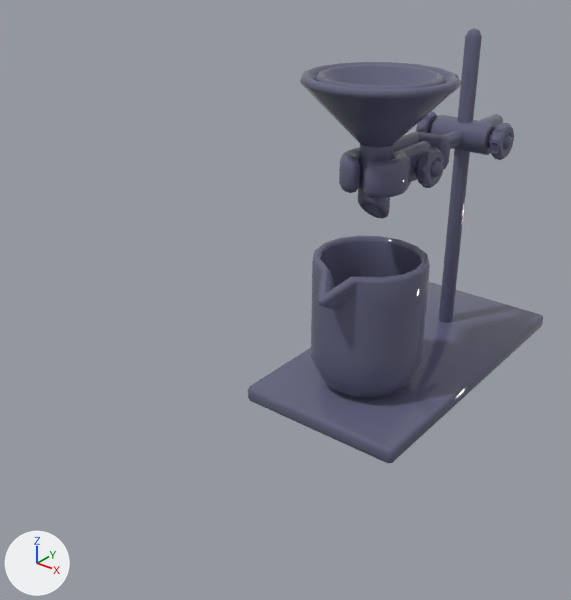
Before and after pictures for a commit that changed the FBX model LastMoon/Assets/_Resources/Model/Station/New Station/Station Material Shader/Construction/Model/Constructing_Filter.fbx.
Both versions are drawn from a 50 mm camera at (2.16, -4.45, 2.58) aimed at (-0.28, -1.41, 0.7). Every picture has the same lights, and +X, +Y and +Z are marked at lower left. Where no turn or scale is listed for an object, it has been applied to the vertices.

Objects in the first picture: 'Stand_Base001'.
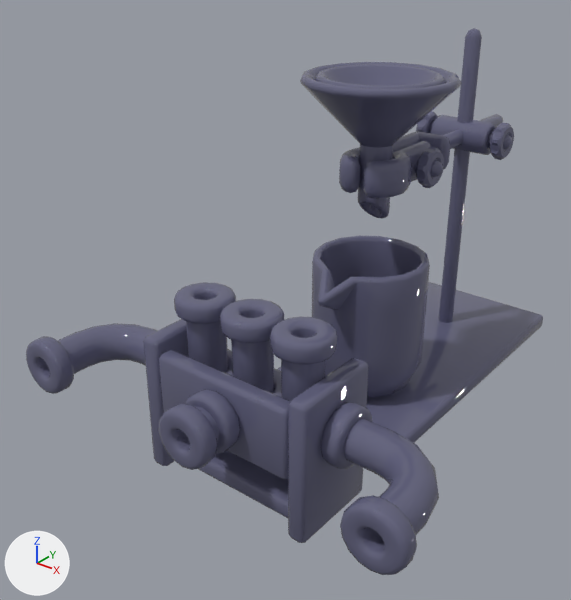
Boxes [x1, y1, x2, y2] around the edits, measured in the pictures (571 x 600 px):
'Stand_Base001', reshaped (75% wider, 26% taller): before [248, 28, 543, 463]; after [26, 28, 543, 575]
part 1 of me_mesh, added (blue): after [26, 282, 439, 575]

The change, as a list of edits to the scene's bpy script:
```text
Change me_mesh:
    used by ob_stand_base001; location = (0.0, 0.0, 0.0)
    remove me_mesh.from_pydata(...)  # 2213 vertices, 2352 faces; spans x -0.5..0.5, y -1.5..0.5, z 0.0..2.0
    add me_mesh.from_pydata(...)  # 6111 vertices, 6416 faces; spans x -1.15..1.15, y -2.5..0.5, z 0.0..2.0
    me_mesh part 1: 3898 vertices added at x -1.15..1.15, y -2.5..-1.75, z 0.0..0.95
```
